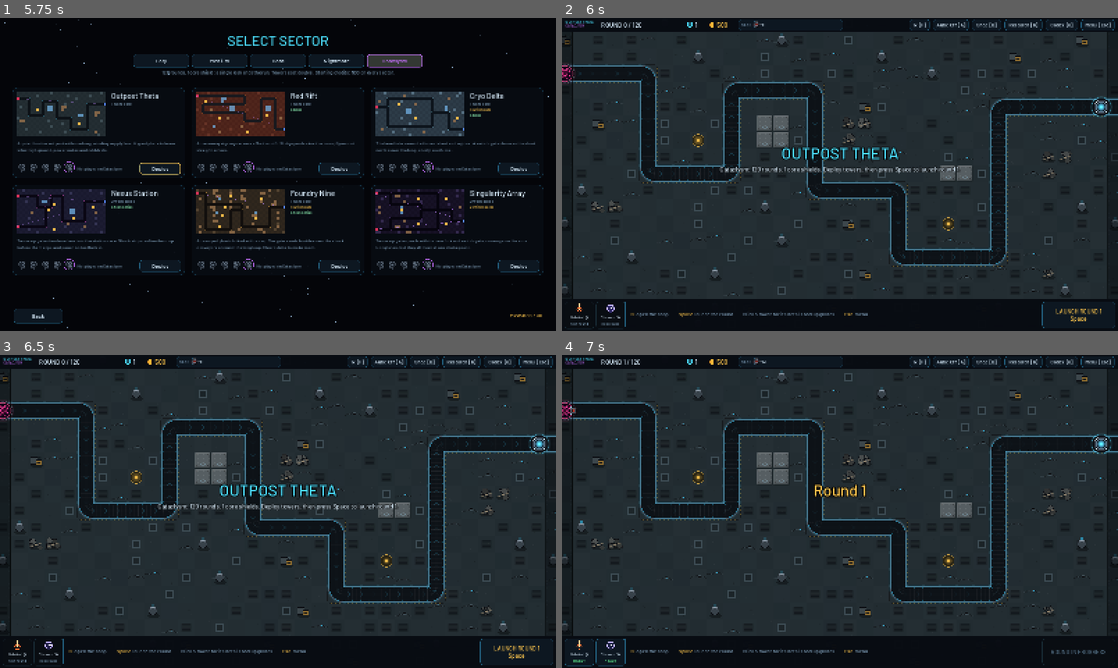
Above: before the commit, frames 1-4 (two rows, left to right).
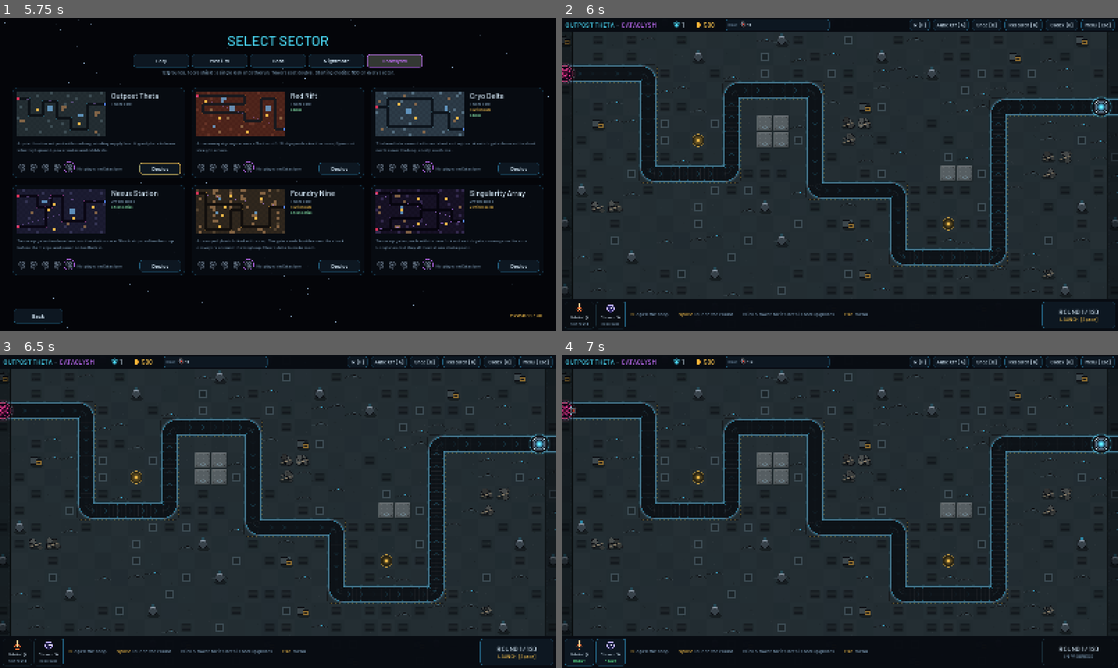
Above: after the commit, the same moments.

Repository: Swooshiiroll/bastion-line
Game: Godot game, scene res://scenes/Boot.tscn
The game is run twice, just before and just after one commit, with the same random seed, the same clock (stepped at 60 frames per second) and the same inputs.
Inputs (mouse positions are in pixels of both pictures, inside the frame that each line leads up to):
- Up to frame 1 (5.75 s): click "New Game" at 0.5 s; click "Easy" at 1.25 s; click "Easy" at 2 s; click "Medium" at 2.75 s; click "Hard" at 3.5 s; click "Nightmare" at 4.25 s; click "Cataclysm" at 5 s
- Up to frame 2 (6 s): click "Deploy" at 5.75 s
- Up to frame 3 (6.5 s): no input
- Up to frame 4 (7 s): click (1079, 652) at 6.5 s

Frame 1 is identical in both runs. In frame 2, 1.5% of the frame differs, in the area x 0-97%, y 0-98%; in frame 3, 1.5%; in frame 4, 0.9%.

Commit message:
Round counter on the Launch button; remove sector and round banners (#39)
Co-Authored-By: Claude Sonnet 5.5 <noreply@anthropic.com>
Claude-Session: https://claude.ai/code/session_01TfVD6G4sHLsnMyxffdAZTb

Diff:
--- a/scripts/core/Game.gd
+++ b/scripts/core/Game.gd
@@ -215,6 +215,14 @@
 
 func preview_wave(n: int) -> Array:
 	return Waves.get_wave(n, _wave_rng(n), final_round())
+
+
+## True if round `n` contains a boss.
+func is_boss_round(n: int) -> bool:
+	for g in preview_wave(n):
+		if bool(Enemies.ENEMIES[g.t].get("boss", false)):
+			return true
+	return false
 
 
 func tower_cost(type: String) -> int:
--- a/scripts/ui/GameScreen.gd
+++ b/scripts/ui/GameScreen.gd
@@ -62,10 +62,7 @@
 	_modal_layer = CanvasLayer.new()
 	_modal_layer.layer = 20
 	add_child(_modal_layer)
-	if game.wave == 0:
-		var dd: Dictionary = Difficulty.DIFFICULTIES[game.difficulty]
-		hud.show_banner(str(game.map_def.name).to_upper(), "%s: %d rounds, %d core shields. Deploy towers, then press Space to launch round 1." % [dd.name, game.final_round(), game.lives], UiKit.ACCENT)
-	else:
+	if game.wave > 0:
 		hud.show_banner("Welcome back", "Round %d cleared. Core %d, credits %d." % [game.wave, game.lives, game.gold], UiKit.TEXT)
 
 
@@ -140,12 +137,8 @@
 		"wave_start":
 			if ev.boss:
 				Sfx.play("boss", -2.0, 0.0)
-				var title := "FINAL ROUND %d" if _is_final(int(ev.wave)) else "BOSS ROUND %d"
-				hud.show_banner(title % ev.wave, _boss_line(int(ev.wave)), UiKit.BAD)
 			else:
 				Sfx.play("wave", -6.0, 0.0)
-				var sub := "Final round!" if _is_final(int(ev.wave)) else ""
-				hud.show_banner("Round %d" % ev.wave, sub)
 		"wave_clear":
 			Sfx.play("coin", -8.0, 0.0)
 			hud.toast("Round %d cleared   +%d cr" % [ev.wave, ev.bonus], UiKit.GOLD)
@@ -187,27 +180,6 @@
 		"warp":
 			Sfx.play("warp", -2.0, 0.0)
 			hud.show_banner("Chrono Field", "", UiKit.BLUE)
-
-
-func _is_final(w: int) -> bool:
-	return not game.endless and w == game.final_round()
-
-
-func _boss_line(w: int) -> String:
-	var names: Array = []
-	for grp in game.preview_wave(w):
-		var ed: Dictionary = Enemies.ENEMIES[grp.t]
-		if bool(ed.get("boss", false)) and not names.has(ed.name):
-			names.append(ed.name)
-	if _is_final(w):
-		return "Every boss they have: %s. Hold this and the medal is yours." % ", ".join(PackedStringArray(names))
-	if names.has("Colossus"):
-		return "A Colossus approaches. It can't be stunned and sheds armor as it breaks."
-	if names.has("Leviathan"):
-		return "A Leviathan approaches. Only anti-air can reach it."
-	if names.has("Overmind"):
-		return "The Overmind approaches. Don't let it reach the core."
-	return "A Dreadnought approaches. Armored and slow-resistant."
 
 
 # --- Player actions (called by HUD buttons and hotkeys) -------------------------------------
--- a/scripts/ui/hud/BottomBar.gd
+++ b/scripts/ui/hud/BottomBar.gd
@@ -31,6 +31,9 @@
 var _sell_btn: Button = null
 var _status_label: Label = null
 var start_btn: Button
+var _launch_counter: Label
+var _launch_action: Label
+var _boss_cache := {}
 
 
 var _bg: Control
@@ -70,9 +73,19 @@
 	start_btn = UiKit.button("", Callable(screen, "start_wave"), Vector2(LAUNCH_W, HEIGHT - 16))
 	start_btn.size = Vector2(LAUNCH_W, HEIGHT - 16)
 	start_btn.position = Vector2(size.x - LAUNCH_W - 8, 8)
-	start_btn.add_theme_font_size_override("font_size", 17)
 	start_btn.tooltip_text = "Launch the next round, or call it early for bonus credits once the current round has finished spawning  [Space]"
 	add_child(start_btn)
+	# A Button has one font colour, so the counter (red on boss rounds) and the action are labels on it.
+	var stack := UiKit.vbox(2)
+	stack.alignment = BoxContainer.ALIGNMENT_CENTER
+	stack.position = Vector2.ZERO
+	stack.size = start_btn.size
+	stack.mouse_filter = Control.MOUSE_FILTER_IGNORE
+	_launch_counter = UiKit.label("", 19, UiKit.TEXT, HORIZONTAL_ALIGNMENT_CENTER)
+	_launch_action = UiKit.label("", 14, UiKit.GOLD, HORIZONTAL_ALIGNMENT_CENTER)
+	stack.add_child(_launch_counter)
+	stack.add_child(_launch_action)
+	start_btn.add_child(stack)
 
 
 func _ability_button(id: String) -> Button:
@@ -149,25 +162,41 @@
 
 
 
-func _refresh_launch(g) -> void:
-	var next: int = g.wave + 1
-	var text := "ROUND IN PROGRESS"
+## What the Launch button shows for game `g`: the round counter, the action under it, whether the
+## round is a boss or the final one (red counter), and whether the button is live. `boss` is
+## g.is_boss_round() for the round shown, passed in so the bar can cache it.
+static func launch_view(g, boss: bool) -> Dictionary:
+	var building: bool = g.state == Game.State.BUILD and not g.is_over()
+	var n: int = g.wave + 1 if building else g.wave
+	var final: bool = not g.endless and n == g.final_round()
+	var kind := "FINAL ROUND" if final else ("BOSS ROUND" if boss else "ROUND")
+	var counter := ("%s %d  ENDLESS" % [kind, n]) if g.endless else ("%s %d / %d" % [kind, n, g.final_round()])
+	var action := "IN PROGRESS"
 	var can_launch := false
 	if g.is_over():
-		text = "BATTLE OVER"
-	elif g.state == Game.State.BUILD:
+		action = "BATTLE OVER"
+	elif building:
 		can_launch = true
-		text = ("ROUND %d IN %ds
-Space: launch now" % [next, ceili(Game.AUTO_START_DELAY - g.auto_timer)]) if g.auto_start else ("LAUNCH ROUND %d
-Space" % next)
+		action = ("LAUNCH IN %ds  [Space]" % ceili(Game.AUTO_START_DELAY - g.auto_timer)) if g.auto_start else "LAUNCH  [Space]"
 	elif g.can_call_early():
 		can_launch = true
-		text = "CALL EARLY  +%d cr
-Space" % Waves.early_call_bonus(next)
-	if start_btn.text != text:
-		start_btn.text = text
-	start_btn.disabled = not can_launch
-	start_btn.add_theme_color_override("font_color", UiKit.GOLD if can_launch else UiKit.DIM)
+		action = "CALL EARLY +%d cr  [Space]" % Waves.early_call_bonus(g.wave + 1)
+	return {"counter": counter, "action": action, "red": final or boss, "can_launch": can_launch, "round": n}
+
+
+func _refresh_launch(g) -> void:
+	var building: bool = g.state == Game.State.BUILD and not g.is_over()
+	var n: int = g.wave + 1 if building else g.wave
+	if not _boss_cache.has(n):
+		_boss_cache[n] = g.is_boss_round(n)
+	var v := launch_view(g, _boss_cache[n])
+	if _launch_counter.text != v.counter:
+		_launch_counter.text = v.counter
+	if _launch_action.text != v.action:
+		_launch_action.text = v.action
+	start_btn.disabled = not v.can_launch
+	_launch_counter.add_theme_color_override("font_color", UiKit.BAD if v.red else UiKit.TEXT)
+	_launch_action.add_theme_color_override("font_color", UiKit.GOLD if v.can_launch else UiKit.DIM)
 
 func _clear() -> void:
 	for c in ctx.get_children():
--- a/scripts/ui/hud/TopBar.gd
+++ b/scripts/ui/hud/TopBar.gd
@@ -1,5 +1,5 @@
 extends Control
-## In-game top bar (1600×40): sector and mode, round, core shields, credits, the NEXT strip (click for the
+## In-game top bar (1600×40): sector and mode, core shields, credits, the NEXT strip (click for the
 ## Intel pop-out) and the Launch / speed / auto / Shop / Research / Menu buttons.
 
 const UiKit = preload("res://scripts/ui/UiKit.gd")
@@ -14,7 +14,6 @@
 
 var hud
 var screen
-var wave_label: Label
 var lives_label: Label
 var gold_label: Label
 var next_btn: Button
@@ -61,15 +60,13 @@
 	get_viewport().size_changed.connect(_fit_view)
 	_fit_view.call_deferred()
 	var g = screen.game
-	var who := UiKit.vbox(-2)
-	who.custom_minimum_size = Vector2(92, 0)
-	who.add_child(UiKit.label(str(g.map_def.name).to_upper(), 11, UiKit.ACCENT))
+	var who := UiKit.hbox(8)
+	who.custom_minimum_size = Vector2(300, 0)
+	who.add_child(UiKit.label(str(g.map_def.name).to_upper(), 19, UiKit.ACCENT))
+	who.add_child(UiKit.label("·", 19, UiKit.DIM))
 	var dd: Dictionary = Difficulty.DIFFICULTIES[g.difficulty]
-	who.add_child(UiKit.label(str(dd.name).to_upper(), 10, dd.color))
+	who.add_child(UiKit.label(str(dd.name).to_upper(), 19, dd.color))
 	row.add_child(who)
-	wave_label = UiKit.label("", 19)
-	wave_label.custom_minimum_size = Vector2(236, 0)
-	row.add_child(wave_label)
 	row.add_child(_icon_value(func(ci): Draw.shield(ci, ci.size / 2.0, 8.0, UiKit.ACCENT), "lives"))
 	row.add_child(_icon_value(func(ci): Draw.coin(ci, ci.size / 2.0, 8.0), "gold"))
 
@@ -127,7 +124,6 @@
 	fps_label.visible = bool(SaveManager.setting("show_fps"))
 	if fps_label.visible:
 		fps_label.text = "%d FPS" % roundi(Engine.get_frames_per_second())
-	wave_label.text = ("ROUND %d  ENDLESS" % g.wave) if g.endless else ("ROUND %d / %d" % [g.wave, g.final_round()])
 	lives_label.text = str(g.lives)
 	lives_label.modulate = Color(1, 1, 1).lerp(Color(1, 0.3, 0.3), clampf(hud.lives_flash / 0.3, 0.0, 1.0))
 	gold_label.text = str(g.gold)
--- a/tests/TestRunner.gd
+++ b/tests/TestRunner.gd
@@ -116,6 +116,8 @@
 		"test_rally_beacon",
 		"test_bulwark",
 		"test_rampart",
+		"test_is_boss_round",
+		"test_launch_view",
 		"test_leviathan",
 		"test_colossus",
 		"test_v3_flyers",
@@ -650,6 +652,40 @@
 	check(near(g.damage_enemy(r, 10.0, false, null), 2.0), "8 armor (20% floor on a 10-damage hit)")
 
 
+func test_is_boss_round() -> void:
+	var g = new_game()
+	var bosses := 0
+	for n in range(1, g.final_round() + 1):
+		if g.is_boss_round(n):
+			bosses += 1
+	check(bosses > 0, "some rounds are boss rounds (%d)" % bosses)
+	check(not g.is_boss_round(1), "round 1 has no boss")
+	check(g.is_boss_round(g.final_round()), "the final round has bosses")
+
+
+func test_launch_view() -> void:
+	var BottomBar = load("res://scripts/ui/hud/BottomBar.gd")
+	var g = new_game()
+	var v: Dictionary = BottomBar.launch_view(g, false)
+	check(v.counter == "ROUND 1 / %d" % g.final_round(), "round 0 shows the first round: %s" % v.counter)
+	check(v.action == "LAUNCH  [Space]" and v.can_launch and not v.red, "ready to launch, normal colour")
+	g.auto_start = true
+	check(BottomBar.launch_view(g, false).action.begins_with("LAUNCH IN 5s"), "auto-start counts down")
+	g.auto_start = false
+	check(BottomBar.launch_view(g, true).red and BottomBar.launch_view(g, true).counter.begins_with("BOSS ROUND 1 /"), "a boss round is red and labelled")
+	g.wave = g.final_round() - 1
+	v = BottomBar.launch_view(g, true)
+	check(v.counter == "FINAL ROUND %d / %d" % [g.final_round(), g.final_round()] and v.red, "the final round is labelled: %s" % v.counter)
+	g.wave = 3
+	g.state = Game.State.WAVE
+	g.spawn_queue.append({"time": 99.0, "type": "grunt", "wave": 3})
+	v = BottomBar.launch_view(g, false)
+	check(v.counter == "ROUND 3 / %d" % g.final_round() and not v.can_launch, "mid-round shows the current round, no launch")
+	g.spawn_queue.clear()
+	g.endless = true
+	check(BottomBar.launch_view(g, false).counter == "ROUND 3  ENDLESS", "endless drops the total")
+
+
 func test_leviathan() -> void:
 	var g = new_game()
 	g.state = Game.State.WAVE
--- a/tools/ScreenshotTour.gd
+++ b/tools/ScreenshotTour.gd
@@ -402,6 +402,7 @@
 
 	var start_btn: Button = screen.hud.start_btn
 	fails += _expect(start_btn.get_parent() == screen.hud.bottom and start_btn.get_global_rect().position.y > 800.0, "the Launch button sits in the bottom bar")
+	fails += _expect(screen.hud.bottom._launch_counter.text.begins_with("ROUND 1 / "), "the Launch button carries the round counter")
 	await _click(start_btn.get_global_rect().get_center())
 	fails += _expect(g.wave == 1 and g.state == Game.State.WAVE, "Start Wave button starts wave 1")
 	await _key(KEY_F)
Not shown, changed: CHANGELOG.md
